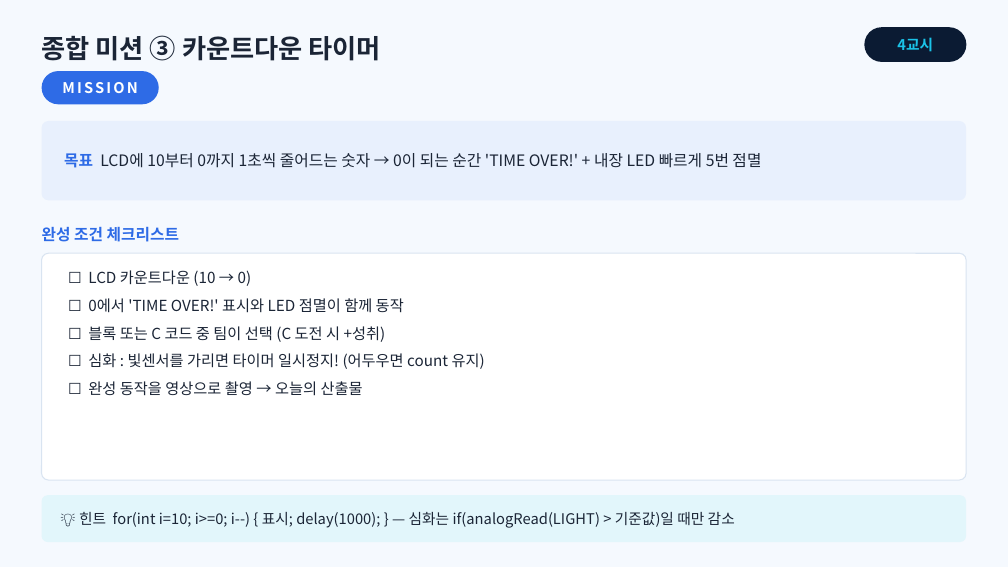
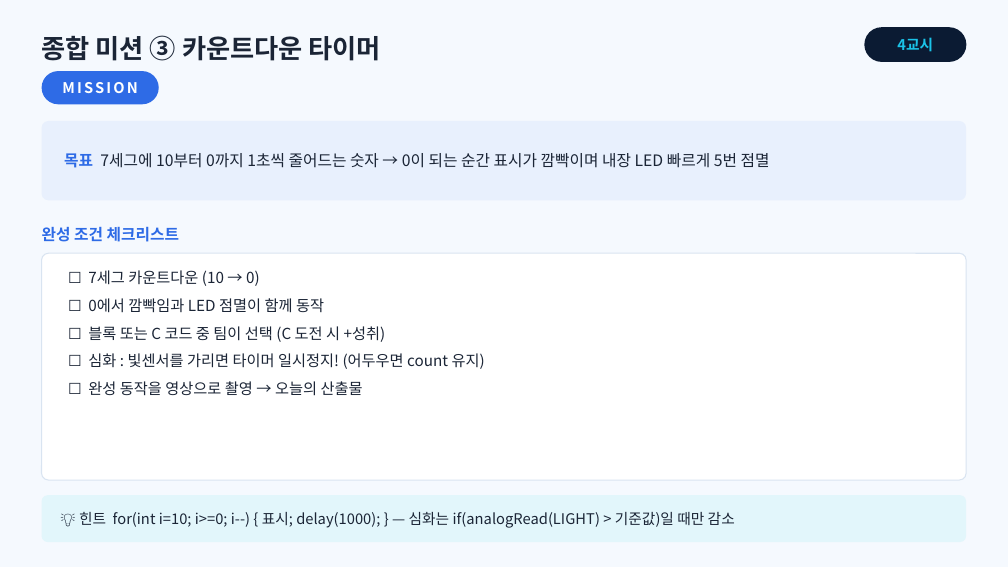
Before and after one commit to ralralra/eps32, a slide deck: slide 13 of esp32-class-projects/02_sessions/slides/1회차_ESP32와_출력장치.pptx. Drawn at 1008x567 pixels with LibreOffice and Linux fonts; fonts in the diff are those of the drawing. Boxes give left, top, right and bottom in pixels: in the first picture for what was removed or moved away, otherwise in the second. Text is boxed around its words. In the diff, an @@ line names an element or a change of style, - is before the commit and + after.

```diff
--- a/esp32-class-projects/02_sessions/slides/1회차_ESP32와_출력장치.pptx
+++ b/esp32-class-projects/02_sessions/slides/1회차_ESP32와_출력장치.pptx
@@ text at (64, 153, 770, 168): text changed @@
-목표 LCD에 10부터 0까지 1초씩 줄어드는 숫자 → 0이 되는 순간 'TIME OVER!' + 내장 LED 빠르게 5번 점멸
+목표 7세그에 10부터 0까지 1초씩 줄어드는 숫자 → 0이 되는 순간 표시가 깜빡이며 내장 LED 빠르게 5번 점멸
@@ text at (128, 270, 324, 313): text changed @@
-☐ LCD 카운트다운 (10 → 0)
-☐ 0에서 'TIME OVER!' 표시와 LED 점멸이 함께 동작
+☐ 7세그 카운트다운 (10 → 0)
+☐ 0에서 깜빡임과 LED 점멸이 함께 동작
```
Also in this commit, not shown: 10 other slides changed, 33 other files.
